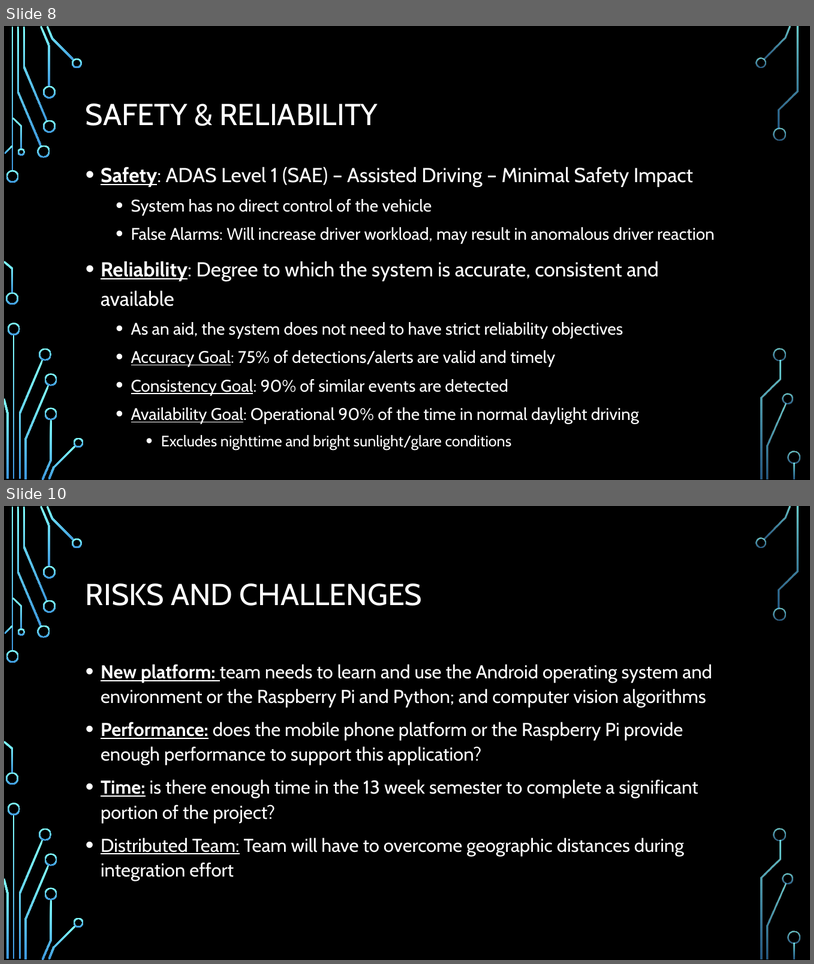
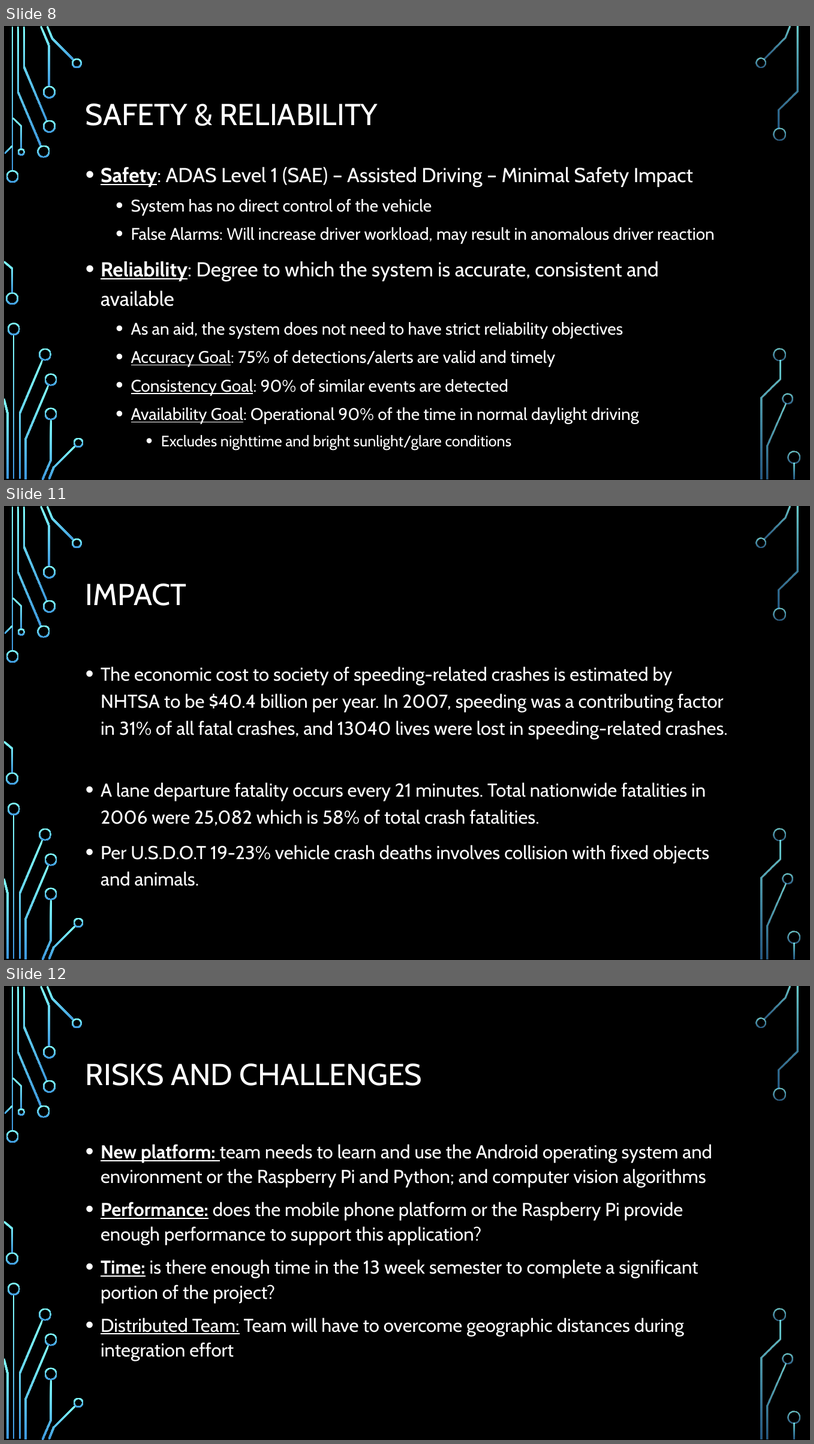
Before and after one commit to Scarabyte/SSW690-Project, a slide deck: docs/Presentations/Computer Vision Driving Aids Project Overview.pptx. Shown one above the other, each under a label of ours: slides 8 and 10 before the commit, slides 8, 11 and 12 after it; the slides between them are not shown. The pictures are 814x964 and 814x1444 pixels, drawn with LibreOffice and Linux fonts; fonts in the diff are those of the drawing; background and template pictures are left out. Boxes give left, top, right and bottom in pixels: in the first picture for what was removed or moved away, otherwise in the second. Text is boxed around its words. In the diff, an @@ line names an element or a change of style, - is before the commit and + after.

Commit message:
Add files via upload
Added customers, stakeholders and impact

```diff
--- a/docs/Presentations/Computer Vision Driving Aids Project Overview.pptx
+++ b/docs/Presentations/Computer Vision Driving Aids Project Overview.pptx
@@ slide 11 added at [4,506,810,960], background picture (left out); not listed: 36 template elements that a slide beside it also shows @@
@@ title added at [86,583,186,606], 36 pt, text #FFFFFF @@
+IMPACT
@@ text added at [101,666,728,886], 22.2 pt, text #FFFFFF @@
+• The economic cost to society of speeding-related crashes is estimated by NHTSA to be $40.4 billion per year. In 2007, speeding was a contributing factor in 31% of all fatal crashes, and 13040 lives were lost in speeding-related crashes.
+• A lane departure fatality occurs every 21 minutes. Total nationwide fatalities in 2006 were 25,082 which is 58% of total crash fatalities.
+• Per U.S.D.O.T 19-23% vehicle crash deaths involves collision with fixed objects and animals.
@@ what was slide 10 is now slide 12 @@
```
Also in this commit, not shown: 1 slide changed, 1 other slide added.
